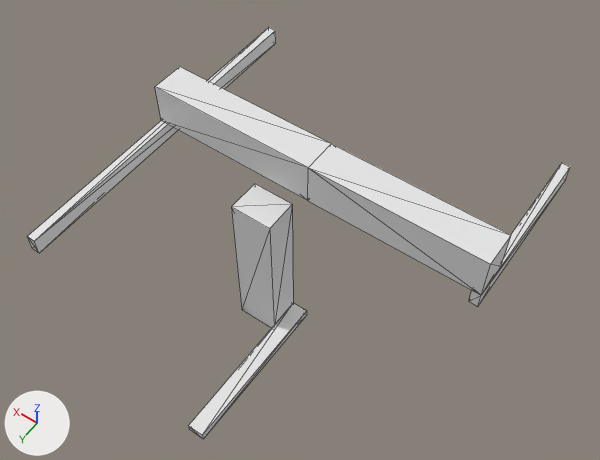
What one commit did to the OBJ model Data/bmc/tiles_structure/t_202.obj.
The view is the same before and after, from a 50 mm lens placed at (-0.785, 1.134, 1.69), pointed at (-0.004, 0.041, -0.028). The lights are fixed; the arrows at lower left show +X, +Y and +Z. Mesh edges are drawn as thin lines. Where no turn or scale is listed for an object, it has been applied to the vertices.

Objects in the first picture: 't_202'.
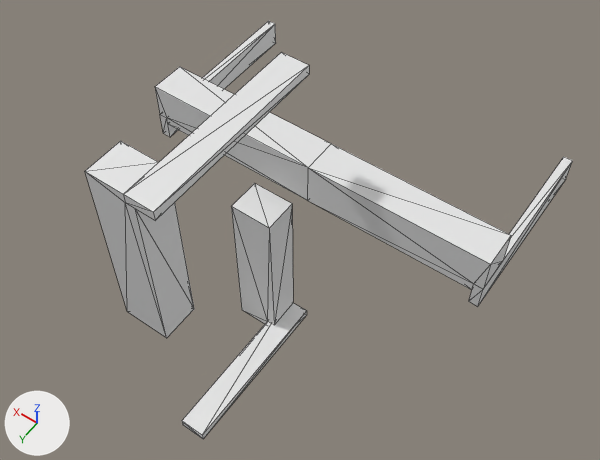
Boxes [x1, y1, x2, y2] around the edits, measured in the pictures (600 x 460 px; the box of a moved part takes in the faces that stretch with it):
't_202', reshaped (10% narrower): before [27, 28, 570, 439]; after [85, 21, 573, 439]
part 1 of me_t_202, added: after [85, 52, 309, 338]
part 2 of me_t_202, moved or reshaped: before [27, 28, 570, 439]; after [155, 21, 573, 439]

What the commit changed:
me_t_202 is used by ob_t_202; location (0.0, 0.0, 0.0).
me_t_202 had 42 vertices, 72 faces and spanned x -0.5..0.5, y -0.5..0.5, z -0.5..0.175.
me_t_202 now has 68 vertices, 126 faces and spans x -0.5..0.5, y -0.5..0.5, z -0.5..0.5.
me_t_202 part 1: a new loose piece of 18 vertices spanning x 0.0..0.175, y 0.0..0.5, z 0.0..0.5.
Part 2, on me_t_202:
18 vertices are removed from x -0.5..0.5, y -0.5..0.5, z -0.5..0.05.
64 faces are deleted.
2 vertices move from x -0.5..0.475, y -0.5, z 0.05 to x -0.475..0.5, y -0.5, z 0.075.
21 vertices are added at x -0.5..0.5, y -0.5..0.5, z -0.5..0.075.
5 new vertices lie (0.0, -0.1, 0.0) away from vertices in x -0.5..0.5, y 0.0, z 0.05..0.075.
86 new faces join them.
